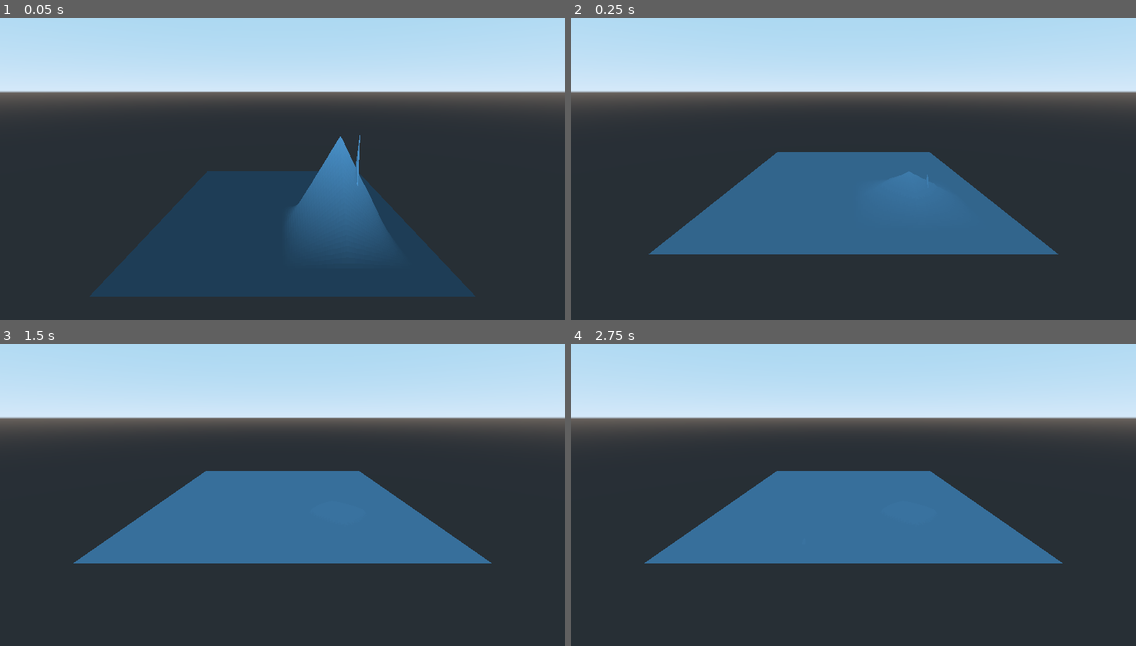
Above: before the commit, frames 1-4 (two rows, left to right).
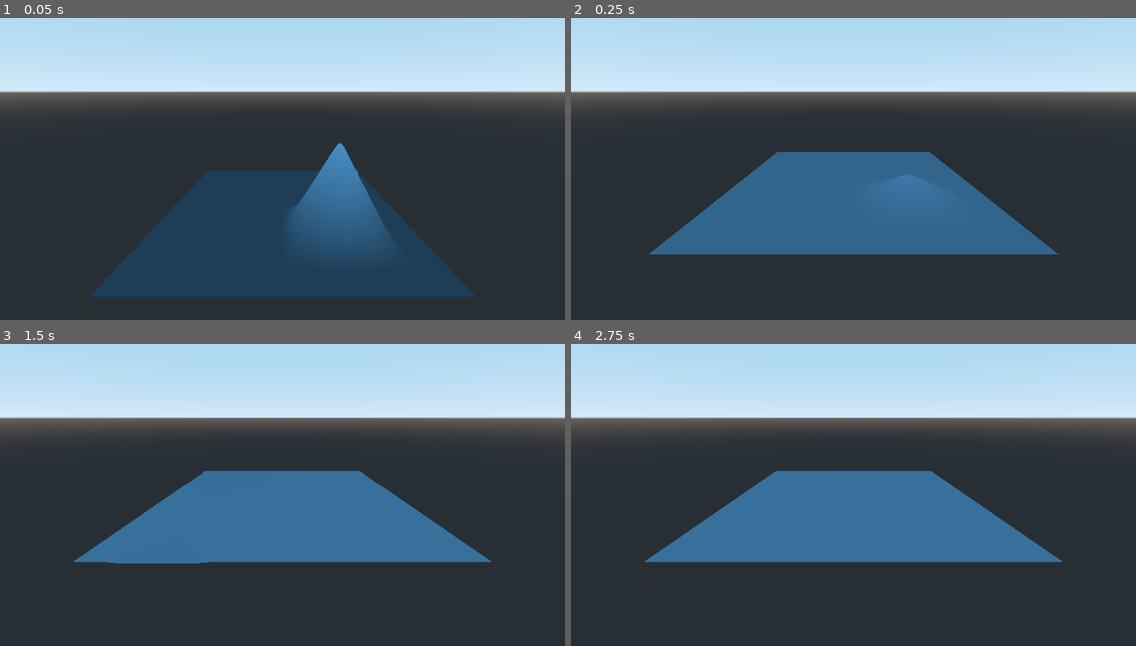
Above: after the commit, the same moments.

Repository: kb173/godot-interactive-water
Game: Godot game, scene res://TestScene.tscn
Same seed, same stepped clock (60 frames per second), same inputs: the game is played once before the commit and once after it.
Inputs:
- Up to frame 1 (0.05 s): no input
- Up to frame 2 (0.25 s): no input
- Up to frame 3 (1.5 s): tap Enter at 1.25 s
- Up to frame 4 (2.75 s): tap Space at 2 s

The runs differ from the first frame. In frame 1, 0.1% of the frame differs, in the area x 52-67%, y 38-65%; in frame 2, less than 0.1%; in frame 3, 0.4%; in frame 4, 0.5%, in the area x 13-87%, y 42-73%.

Commit message:
Start work towards water behavior

Diff:
--- a/TestScene.tscn
+++ b/TestScene.tscn
@@ -1,6 +1,7 @@
 [gd_scene load_steps=9 format=2]
 
 [ext_resource path="res://Water.shader" type="Shader" id=1]
+[ext_resource path="res://WaterUpdate.shader" type="Shader" id=2]
 [ext_resource path="res://WaterHeights.gd" type="Script" id=3]
 [ext_resource path="res://Water.gd" type="Script" id=4]
 
@@ -16,27 +17,8 @@
 subdivide_width = 128
 subdivide_depth = 128
 
-[sub_resource type="Shader" id=4]
-code = "shader_type canvas_item;
-render_mode unshaded, blend_disabled;
-
-uniform sampler2D previous_frame: hint_black_albedo;
-
-uniform float water_height = 0.5;
-
-void fragment() {
-	// Read
-	float color = texture(previous_frame, UV).r;
-
-	// Modification
-	color = mix(color, water_height, 0.1);
-
-	// Write
-	COLOR = vec4(color, 0.0, 0.0, 1.0);
-}"
-
 [sub_resource type="ShaderMaterial" id=5]
-shader = SubResource( 4 )
+shader = ExtResource( 2 )
 shader_param/water_height = 0.5
 
 [node name="TestScene" type="Spatial"]
--- /dev/null
+++ b/WaterUpdate.shader
@@ -0,0 +1,26 @@
+shader_type canvas_item;
+render_mode unshaded, blend_disabled;
+
+uniform sampler2D previous_frame: hint_black_albedo;
+
+uniform float water_height = 0.5;
+
+void fragment() {
+	// Read
+	float height_here = texture(previous_frame, UV).r;
+
+	// Read more samples
+	float uv_mod = 1.0 / 128.0;
+	float height_up = texture(previous_frame, UV + vec2(0.0, uv_mod)).r;
+	float height_down = texture(previous_frame, UV + vec2(0.0, -uv_mod)).r;
+	float height_left = texture(previous_frame, UV + vec2(- uv_mod, 0.0)).r;
+	float height_right = texture(previous_frame, UV + vec2(uv_mod, 0.0)).r;
+
+	height_here = (height_up + height_down + height_left + height_right) / 4.0;
+
+	// Modification
+	height_here = mix(height_here, water_height, 0.1);
+
+	// Write
+	COLOR = vec4(height_here, 0.0, 0.0, 1.0);
+}
--- a/WaterUpdateMaterial.tres
+++ b/WaterUpdateMaterial.tres
@@ -1,24 +1,7 @@
 [gd_resource type="ShaderMaterial" load_steps=2 format=2]
 
-[sub_resource type="Shader" id=4]
-code = "shader_type canvas_item;
-render_mode unshaded, blend_disabled;
-
-uniform sampler2D previous_frame: hint_black_albedo;
-
-uniform float water_height = 0.5;
-
-void fragment() {
-	// Read
-	float color = texture(previous_frame, UV).r;
-
-	// Modification
-	color = mix(color, water_height, 0.1);
-
-	// Write
-	COLOR = vec4(color, 0.0, 0.0, 1.0);
-}"
+[ext_resource path="res://WaterUpdate.shader" type="Shader" id=1]
 
 [resource]
-shader = SubResource( 4 )
+shader = ExtResource( 1 )
 shader_param/water_height = 0.5
